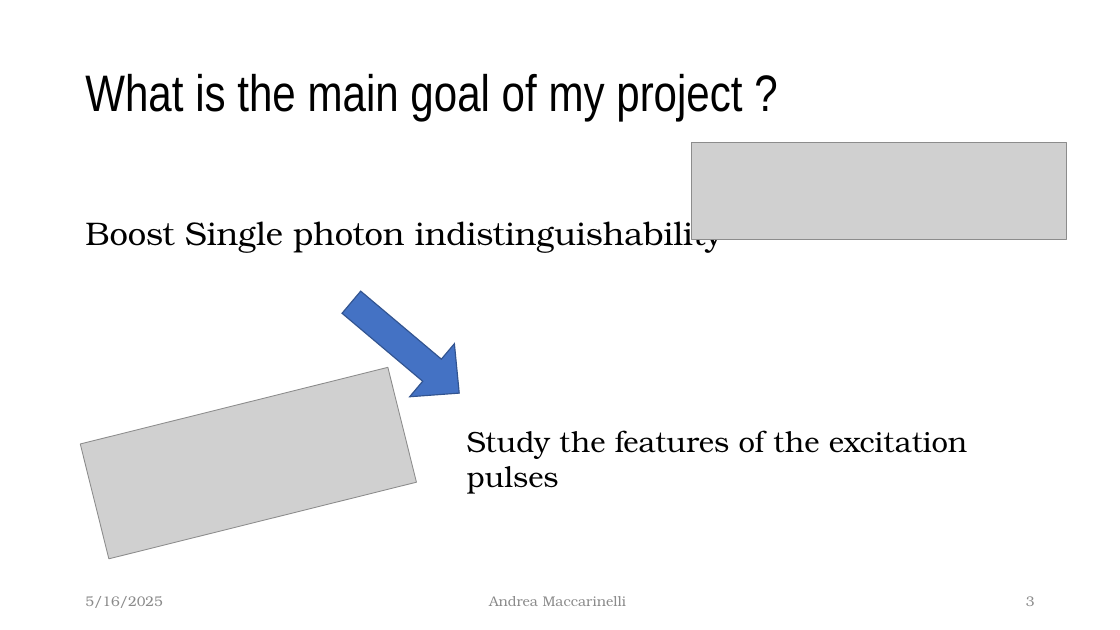
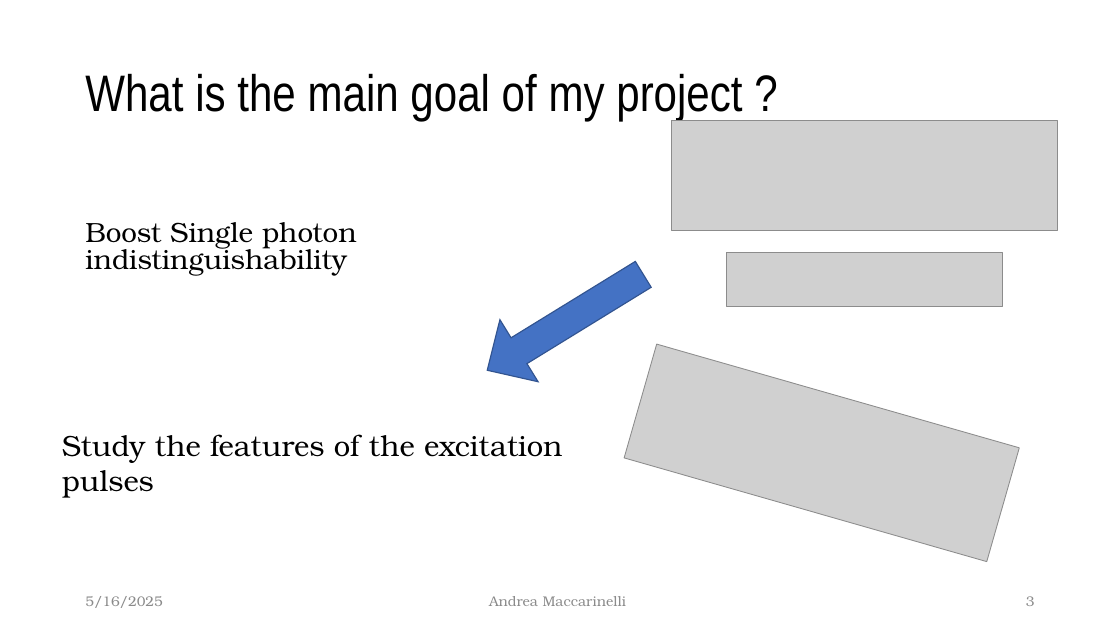
Before and after one commit to McMysterio23/MSc-Project, a slide deck: slide 3 of Midterm_Presentation/The effect of temporal jitter on single photon_v01_WL.pptx. Drawn at 1120x630 pixels with LibreOffice and Linux fonts; fonts in the diff are those of the drawing; grey boxes stand for pictures. Boxes give left, top, right and bottom in pixels: in the first picture for what was removed or moved away, otherwise in the second. Text is boxed around its words. In the diff, an @@ line names an element or a change of style, - is before the commit and + after.

```diff
--- a/Midterm_Presentation/The effect of temporal jitter on single photon_v01_WL.pptx
+++ b/Midterm_Presentation/The effect of temporal jitter on single photon_v01_WL.pptx
@@ text "Boost Single photon indistinguishability": place and size @@
-text "Boost Single photon indistinguishability" at <box>85,215,723,253</box>
+text "Boost Single photon indistinguishability" at <box>85,222,357,276</box>
@@ text "Boost Single photon indistinguishability" at <box>85,222,357,276</box>: size 28 to 23.8 pt; line spacing 0.9 to 0.8 @@
@@ picture: place and size @@
-picture at <box>691,142,1067,239</box>
+picture at <box>671,121,1058,230</box>
@@ right arrow at <box>468,243,663,401</box>: rotation 40 to 148 degrees @@
@@ picture added at <box>727,253,1003,307</box> @@
@@ picture at <box>624,344,1020,562</box>: rotation 346 to 16 degrees @@
@@ text "Study the features of the ...": place and size @@
-text "Study the features of the ..." at <box>467,430,967,494</box>
+text "Study the features of the ..." at <box>62,434,562,498</box>
```
Also in this commit, not shown: 10 other slides changed, 1 slide removed.
